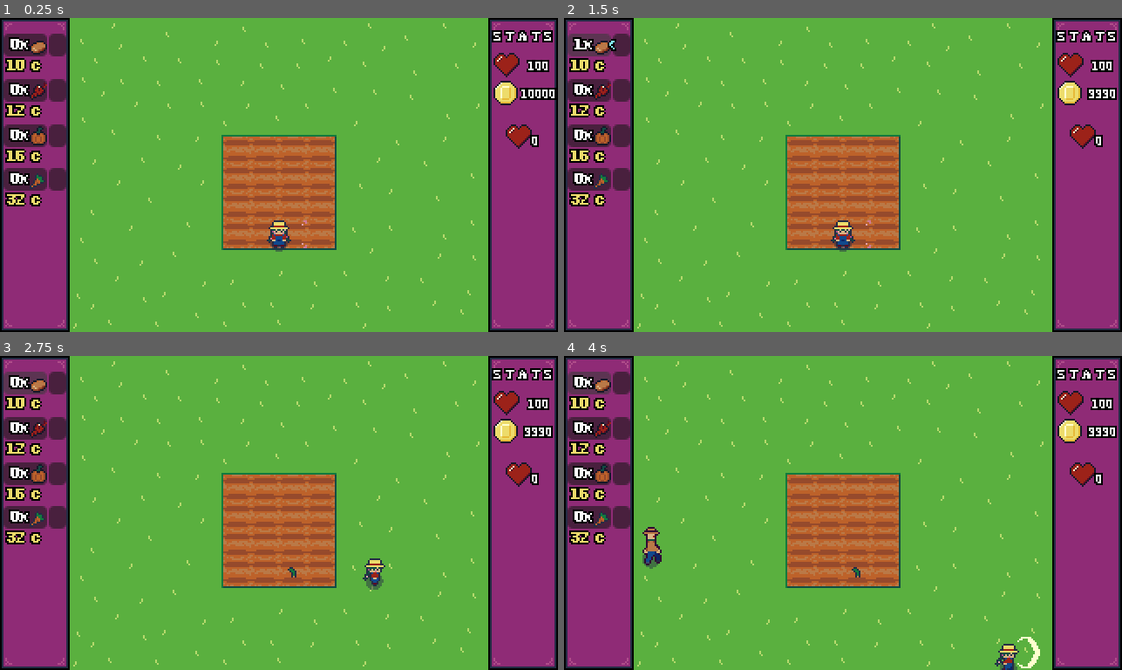
Above: before the commit, frames 1-4 (two rows, left to right).
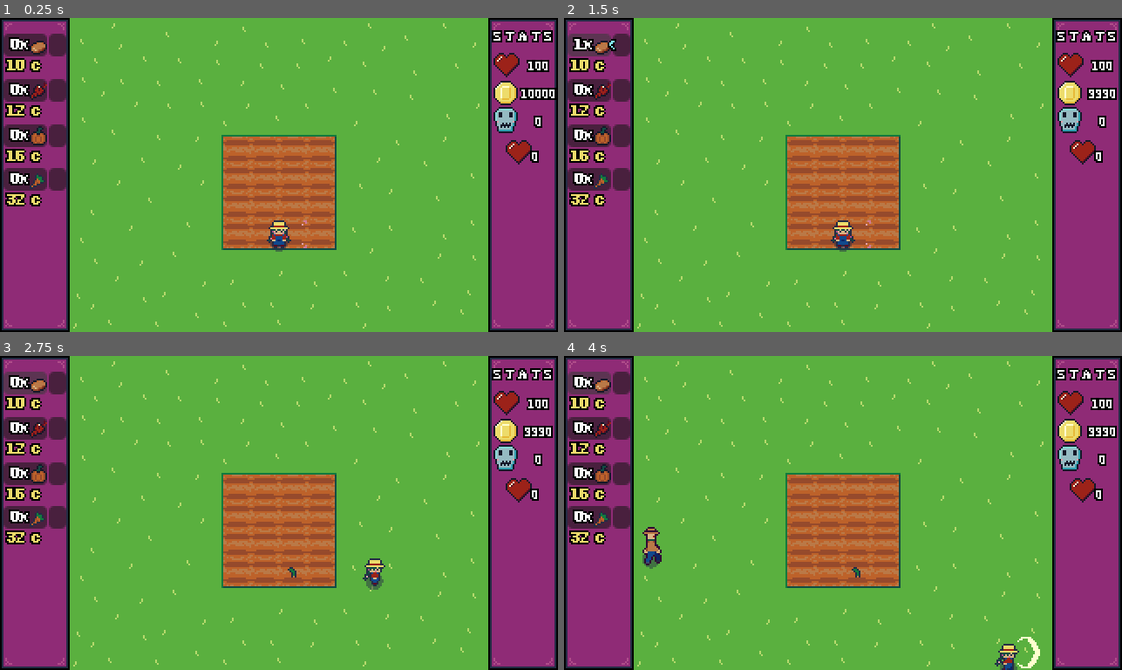
Above: after the commit, the same moments.

Repository: ghoulBlade3/harvest_bounty
Game: Godot game, scene res://main.tscn
Same seed, same stepped clock (60 frames per second), same inputs: the game is played once before the commit and once after it.
Inputs (mouse positions are in pixels of both pictures, inside the frame that each line leads up to):
- Up to frame 1 (0.25 s): no input
- Up to frame 2 (1.5 s): click (619, 46) at 0.52 s; click (591, 46) at 1.27 s
- Up to frame 3 (2.75 s): tap Enter at 2 s; hold D (move_right) from 2.03 s (still down); tap J (attack) at 2.1 s
- Up to frame 4 (4 s): release D (move_right) at 2.78 s; hold S (move_down) 2.78-3.53 s; tap J (attack) at 2.85, 3.8 s; hold D (move_right) from 3.53 s (still down); tap E (interact) at 3.6 s

The runs differ from the first frame. In frame 1, 0.9% of the frame differs, in the area x 88-98%, y 28-47%; in frame 2, 0.9%; in frame 3, 0.9%; in frame 4, 0.9%.

Commit message:
added_kill_counter

Diff:
--- a/main.tscn
+++ b/main.tscn
@@ -18,6 +18,7 @@
 [ext_resource type="Texture2D" uid="uid://bjafpjcq12yqy" path="res://textures/ui/health.png" id="12_vivmo"]
 [ext_resource type="Texture2D" uid="uid://bo8h3dtxfhgwk" path="res://textures/ui/money.png" id="12_w48qg"]
 [ext_resource type="PackedScene" uid="uid://ccmjk5ferk33u" path="res://scenes/effect.tscn" id="18_074og"]
+[ext_resource type="Texture2D" uid="uid://bfhjfpplcwids" path="res://textures/ui/kills.png" id="18_cegan"]
 
 [sub_resource type="TileSetScenesCollectionSource" id="TileSetScenesCollectionSource_1bvp3"]
 scenes/1/scene = ExtResource("4_1bvp3")
@@ -375,10 +376,14 @@
 position = Vector2(131, -48)
 newTexture = ExtResource("12_w48qg")
 
+[node name="kill_icon" parent="camera/stats_holder" unique_id=948921897 instance=ExtResource("11_ycdy4")]
+position = Vector2(131, -32)
+newTexture = ExtResource("18_cegan")
+
 [node name="effect_holder" type="Node2D" parent="camera" unique_id=1808470980]
 
 [node name="effect" parent="camera/effect_holder" unique_id=999895642 instance=ExtResource("18_074og")]
-position = Vector2(138, -23)
+position = Vector2(138, -14)
 effectType = "speed"
 
 [node name="world_border" type="StaticBody2D" parent="." unique_id=1703324472]
@@ -400,34 +405,34 @@
 
 [connection signal="area_entered" from="game_objects/farmland" to="game_objects/farmland" method="_on_area_entered"]
 [connection signal="area_exited" from="game_objects/farmland" to="game_objects/farmland" method="_on_area_exited"]
-[connection signal="area_entered" from="game_objects/@Area2D@18811" to="game_objects/@Area2D@18811" method="_on_area_entered"]
-[connection signal="area_exited" from="game_objects/@Area2D@18811" to="game_objects/@Area2D@18811" method="_on_area_exited"]
-[connection signal="area_entered" from="game_objects/@Area2D@18812" to="game_objects/@Area2D@18812" method="_on_area_entered"]
-[connection signal="area_exited" from="game_objects/@Area2D@18812" to="game_objects/@Area2D@18812" method="_on_area_exited"]
-[connection signal="area_entered" from="game_objects/@Area2D@18813" to="game_objects/@Area2D@18813" method="_on_area_entered"]
-[connection signal="area_exited" from="game_objects/@Area2D@18813" to="game_objects/@Area2D@18813" method="_on_area_exited"]
-[connection signal="area_entered" from="game_objects/@Area2D@18814" to="game_objects/@Area2D@18814" method="_on_area_entered"]
-[connection signal="area_exited" from="game_objects/@Area2D@18814" to="game_objects/@Area2D@18814" method="_on_area_exited"]
-[connection signal="area_entered" from="game_objects/@Area2D@18815" to="game_objects/@Area2D@18815" method="_on_area_entered"]
-[connection signal="area_exited" from="game_objects/@Area2D@18815" to="game_objects/@Area2D@18815" method="_on_area_exited"]
-[connection signal="area_entered" from="game_objects/@Area2D@18816" to="game_objects/@Area2D@18816" method="_on_area_entered"]
-[connection signal="area_exited" from="game_objects/@Area2D@18816" to="game_objects/@Area2D@18816" method="_on_area_exited"]
-[connection signal="area_entered" from="game_objects/@Area2D@18817" to="game_objects/@Area2D@18817" method="_on_area_entered"]
-[connection signal="area_exited" from="game_objects/@Area2D@18817" to="game_objects/@Area2D@18817" method="_on_area_exited"]
-[connection signal="area_entered" from="game_objects/@Area2D@18818" to="game_objects/@Area2D@18818" method="_on_area_entered"]
-[connection signal="area_exited" from="game_objects/@Area2D@18818" to="game_objects/@Area2D@18818" method="_on_area_exited"]
-[connection signal="area_entered" from="game_objects/@Area2D@18819" to="game_objects/@Area2D@18819" method="_on_area_entered"]
-[connection signal="area_exited" from="game_objects/@Area2D@18819" to="game_objects/@Area2D@18819" method="_on_area_exited"]
-[connection signal="area_entered" from="game_objects/@Area2D@18820" to="game_objects/@Area2D@18820" method="_on_area_entered"]
-[connection signal="area_exited" from="game_objects/@Area2D@18820" to="game_objects/@Area2D@18820" method="_on_area_exited"]
-[connection signal="area_entered" from="game_objects/@Area2D@18821" to="game_objects/@Area2D@18821" method="_on_area_entered"]
-[connection signal="area_exited" from="game_objects/@Area2D@18821" to="game_objects/@Area2D@18821" method="_on_area_exited"]
-[connection signal="area_entered" from="game_objects/@Area2D@18822" to="game_objects/@Area2D@18822" method="_on_area_entered"]
-[connection signal="area_exited" from="game_objects/@Area2D@18822" to="game_objects/@Area2D@18822" method="_on_area_exited"]
-[connection signal="area_entered" from="game_objects/@Area2D@18823" to="game_objects/@Area2D@18823" method="_on_area_entered"]
-[connection signal="area_exited" from="game_objects/@Area2D@18823" to="game_objects/@Area2D@18823" method="_on_area_exited"]
-[connection signal="area_entered" from="game_objects/@Area2D@18824" to="game_objects/@Area2D@18824" method="_on_area_entered"]
-[connection signal="area_exited" from="game_objects/@Area2D@18824" to="game_objects/@Area2D@18824" method="_on_area_exited"]
-[connection signal="area_entered" from="game_objects/@Area2D@18825" to="game_objects/@Area2D@18825" method="_on_area_entered"]
-[connection signal="area_exited" from="game_objects/@Area2D@18825" to="game_objects/@Area2D@18825" method="_on_area_exited"]
+[connection signal="area_entered" from="game_objects/@Area2D@24383" to="game_objects/@Area2D@24383" method="_on_area_entered"]
+[connection signal="area_exited" from="game_objects/@Area2D@24383" to="game_objects/@Area2D@24383" method="_on_area_exited"]
+[connection signal="area_entered" from="game_objects/@Area2D@24384" to="game_objects/@Area2D@24384" method="_on_area_entered"]
+[connection signal="area_exited" from="game_objects/@Area2D@24384" to="game_objects/@Area2D@24384" method="_on_area_exited"]
+[connection signal="area_entered" from="game_objects/@Area2D@24385" to="game_objects/@Area2D@24385" method="_on_area_entered"]
+[connection signal="area_exited" from="game_objects/@Area2D@24385" to="game_objects/@Area2D@24385" method="_on_area_exited"]
+[connection signal="area_entered" from="game_objects/@Area2D@24386" to="game_objects/@Area2D@24386" method="_on_area_entered"]
+[connection signal="area_exited" from="game_objects/@Area2D@24386" to="game_objects/@Area2D@24386" method="_on_area_exited"]
+[connection signal="area_entered" from="game_objects/@Area2D@24387" to="game_objects/@Area2D@24387" method="_on_area_entered"]
+[connection signal="area_exited" from="game_objects/@Area2D@24387" to="game_objects/@Area2D@24387" method="_on_area_exited"]
+[connection signal="area_entered" from="game_objects/@Area2D@24388" to="game_objects/@Area2D@24388" method="_on_area_entered"]
+[connection signal="area_exited" from="game_objects/@Area2D@24388" to="game_objects/@Area2D@24388" method="_on_area_exited"]
+[connection signal="area_entered" from="game_objects/@Area2D@24389" to="game_objects/@Area2D@24389" method="_on_area_entered"]
+[connection signal="area_exited" from="game_objects/@Area2D@24389" to="game_objects/@Area2D@24389" method="_on_area_exited"]
+[connection signal="area_entered" from="game_objects/@Area2D@24390" to="game_objects/@Area2D@24390" method="_on_area_entered"]
+[connection signal="area_exited" from="game_objects/@Area2D@24390" to="game_objects/@Area2D@24390" method="_on_area_exited"]
+[connection signal="area_entered" from="game_objects/@Area2D@24391" to="game_objects/@Area2D@24391" method="_on_area_entered"]
+[connection signal="area_exited" from="game_objects/@Area2D@24391" to="game_objects/@Area2D@24391" method="_on_area_exited"]
+[connection signal="area_entered" from="game_objects/@Area2D@24392" to="game_objects/@Area2D@24392" method="_on_area_entered"]
+[connection signal="area_exited" from="game_objects/@Area2D@24392" to="game_objects/@Area2D@24392" method="_on_area_exited"]
+[connection signal="area_entered" from="game_objects/@Area2D@24393" to="game_objects/@Area2D@24393" method="_on_area_entered"]
+[connection signal="area_exited" from="game_objects/@Area2D@24393" to="game_objects/@Area2D@24393" method="_on_area_exited"]
+[connection signal="area_entered" from="game_objects/@Area2D@24394" to="game_objects/@Area2D@24394" method="_on_area_entered"]
+[connection signal="area_exited" from="game_objects/@Area2D@24394" to="game_objects/@Area2D@24394" method="_on_area_exited"]
+[connection signal="area_entered" from="game_objects/@Area2D@24395" to="game_objects/@Area2D@24395" method="_on_area_entered"]
+[connection signal="area_exited" from="game_objects/@Area2D@24395" to="game_objects/@Area2D@24395" method="_on_area_exited"]
+[connection signal="area_entered" from="game_objects/@Area2D@24396" to="game_objects/@Area2D@24396" method="_on_area_entered"]
+[connection signal="area_exited" from="game_objects/@Area2D@24396" to="game_objects/@Area2D@24396" method="_on_area_exited"]
+[connection signal="area_entered" from="game_objects/@Area2D@24397" to="game_objects/@Area2D@24397" method="_on_area_entered"]
+[connection signal="area_exited" from="game_objects/@Area2D@24397" to="game_objects/@Area2D@24397" method="_on_area_exited"]
 [connection signal="timeout" from="spawn_areas/Timer" to="spawn_areas" method="_on_timer_timeout"]
--- a/scripts/health_component.gd
+++ b/scripts/health_component.gd
@@ -2,6 +2,7 @@
 class_name health_component
 @onready var stats_holder: Node2D = $"/root/main/camera/stats_holder"
 @onready var audio_stream_player: AudioStreamPlayer = $AudioStreamPlayer
+@onready var player: player = $"/root/main/player"
 
 @export var kMaxHealth: int = 100
 var health: int
@@ -36,8 +37,13 @@
 		if parent is player:
 			get_tree().reload_current_scene()
 		parent.queue_free()
+		player.money += 5
+		player.kills += 1
+		stats_holder.update_stat("money")
+		stats_holder.update_stat("kills")
 
 func heal(heal_amnt):
 	health += heal_amnt
 	stats_holder.update_stat("health")
 	sprite.self_modulate = Color("00ca31ff")
+	get_tree().create_timer(0.2).timeout.connect(func(): sprite.self_modulate = Color("ffffffff"))
--- a/scripts/player_main.gd
+++ b/scripts/player_main.gd
@@ -11,7 +11,7 @@
 
 const kSpeed: float = 4800.0
 var speed: float = kSpeed
-#var health: = 64
+var kills: int = 0
 var money: int = 10000
 var canInteract: bool = true
 
@@ -90,10 +90,7 @@
 	match foodItem:
 
 		"potato":
-			speed = kFastSpeed
-			get_tree().create_timer(10).timeout.connect(func(): stunned = false)
-
-			print("Carrot consume")
+			health_component.heal(10)
 			return
 		"beetroot":
 			speed = kFastSpeed
--- a/scripts/stats_holder.gd
+++ b/scripts/stats_holder.gd
@@ -7,6 +7,7 @@
 	# SET ALL STATS AT THE START OF THE GAME
 	update_stat("health")
 	update_stat("money")
+	update_stat("kills")
 
 
 func update_stat(stat: String) -> void:
@@ -22,4 +23,6 @@
 				"money":
 					statBar.get_child(0).text = str(player.money)
 					return
+				"kills":
+					statBar.get_child(0).text = str(player.kills)
 	return
Binary file added: textures/ui/kills.png
Not shown, added: textures/ui/kills.png.import
Not shown, added: textures/ui/kills.png~
